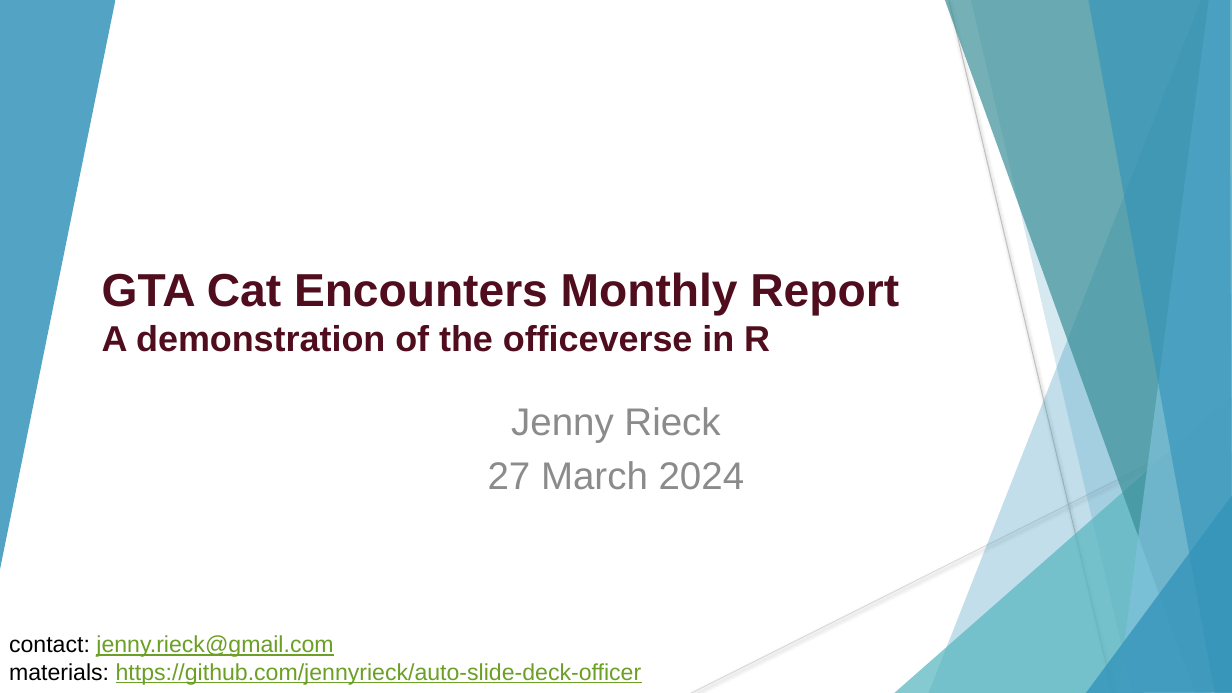
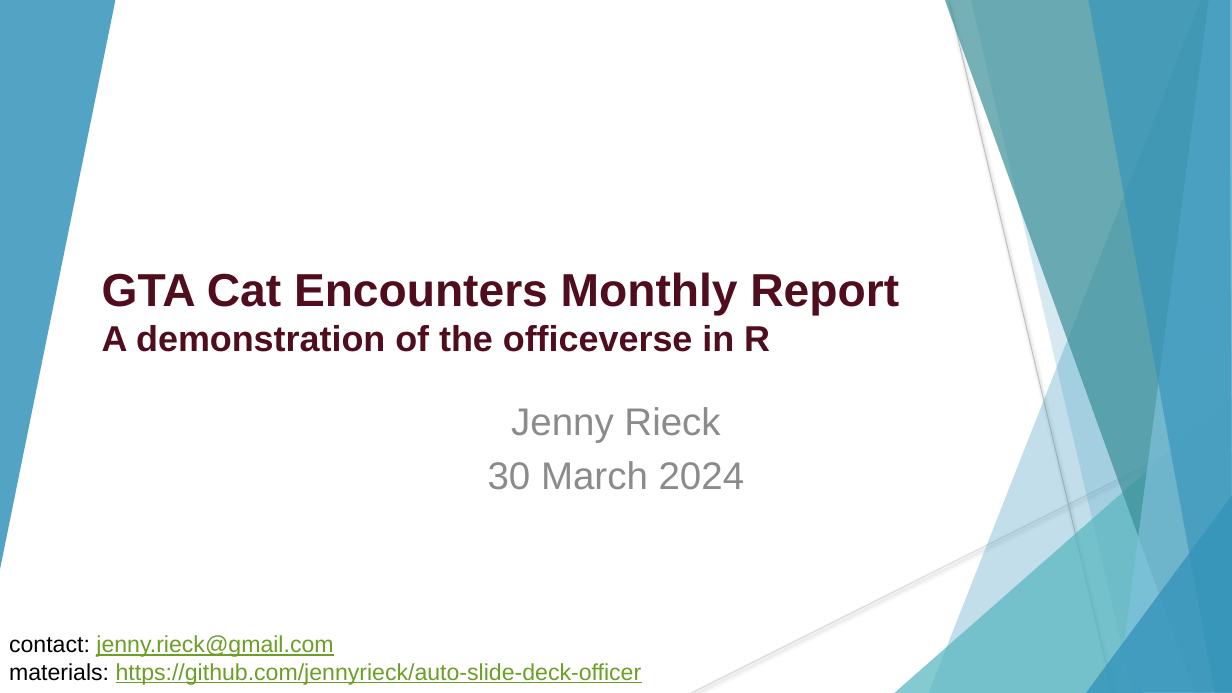
Before and after one commit to jennyrieck/auto-slide-deck-officer, a slide deck: slide 1 of slide-deck-officer-template.pptx. Drawn at 1232x693 pixels with LibreOffice and Linux fonts; fonts in the diff are those of the drawing. Boxes give left, top, right and bottom in pixels: in the first picture for what was removed or moved away, otherwise in the second. Text is boxed around its words. In the diff, an @@ line names an element or a change of style, - is before the commit and + after.

```diff
--- a/slide-deck-officer-template.pptx
+++ b/slide-deck-officer-template.pptx
@@ subtitle at (488,461,745,490): text changed @@
-27 March 2024
+30 March 2024
```
Also in this commit, not shown: 1 other file.
